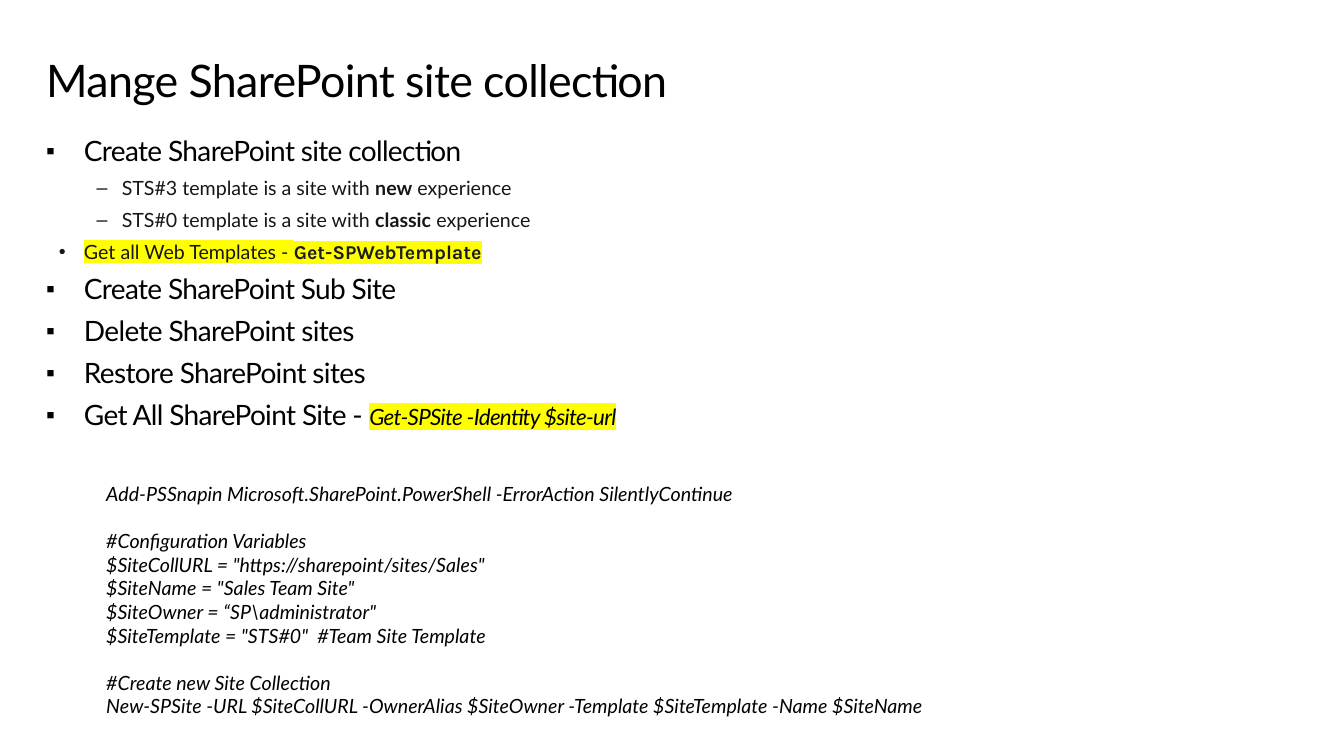
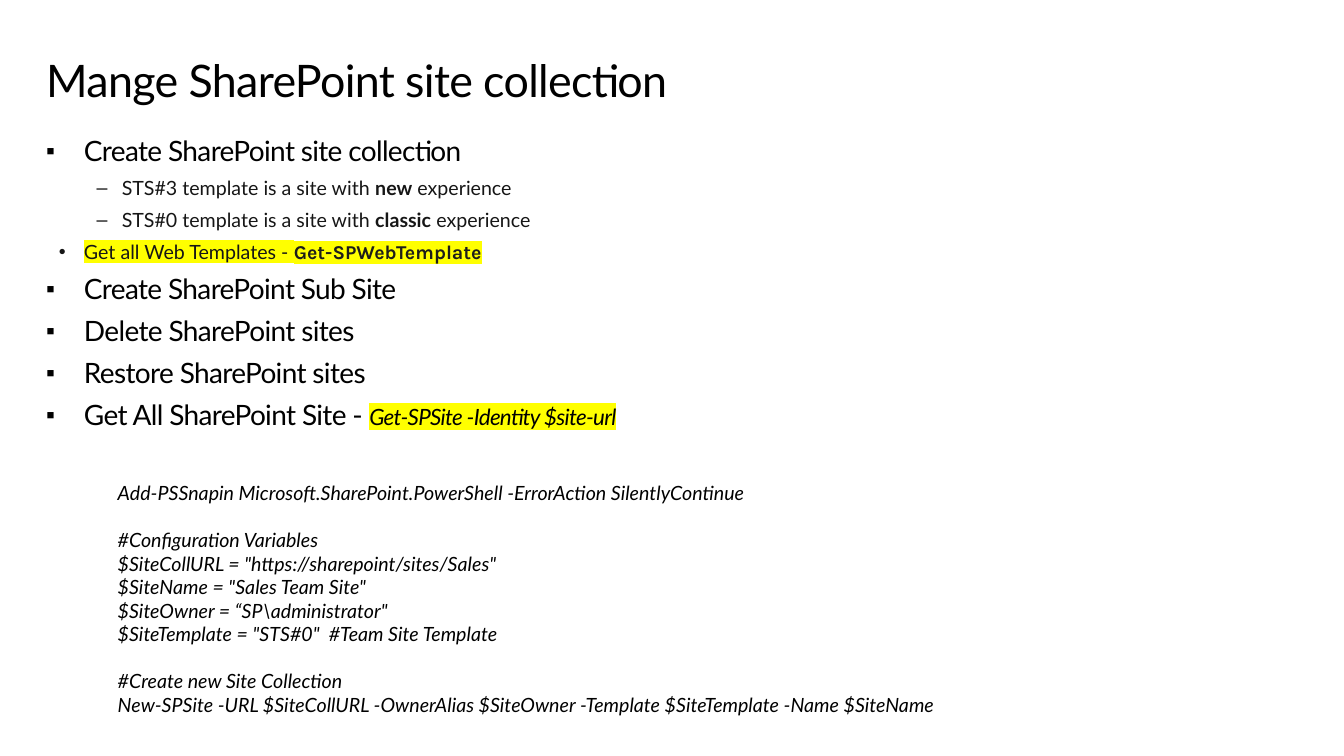
Before and after one commit to JPOWER4/SharePoint-2019-Training, a slide deck: slide 7 of Microsoft SharePoint 2019 Module 11.pptx. Drawn at 1344x756 pixels with LibreOffice and Linux fonts; fonts in the diff are those of the drawing. Boxes give left, top, right and bottom in pixels: in the first picture for what was removed or moved away, otherwise in the second. Text is boxed around its words. In the diff, an @@ line names an element or a change of style, - is before the commit and + after.

```diff
--- a/Microsoft SharePoint 2019 Module 11.pptx
+++ b/Microsoft SharePoint 2019 Module 11.pptx
@@ text "Add-PSSnapin Microsoft.SharePoint.PowerShell -ErrorAction Si ...": place and size @@
-text "Add-PSSnapin Microsoft.SharePoint.PowerShell -ErrorAction Si ..." at [106, 486, 922, 717]
+text "Add-PSSnapin Microsoft.SharePoint.PowerShell -ErrorAction Si ..." at [118, 485, 934, 716]
```
Also in this commit, not shown: 1 slide added, 1 slide removed, 2 other files.
